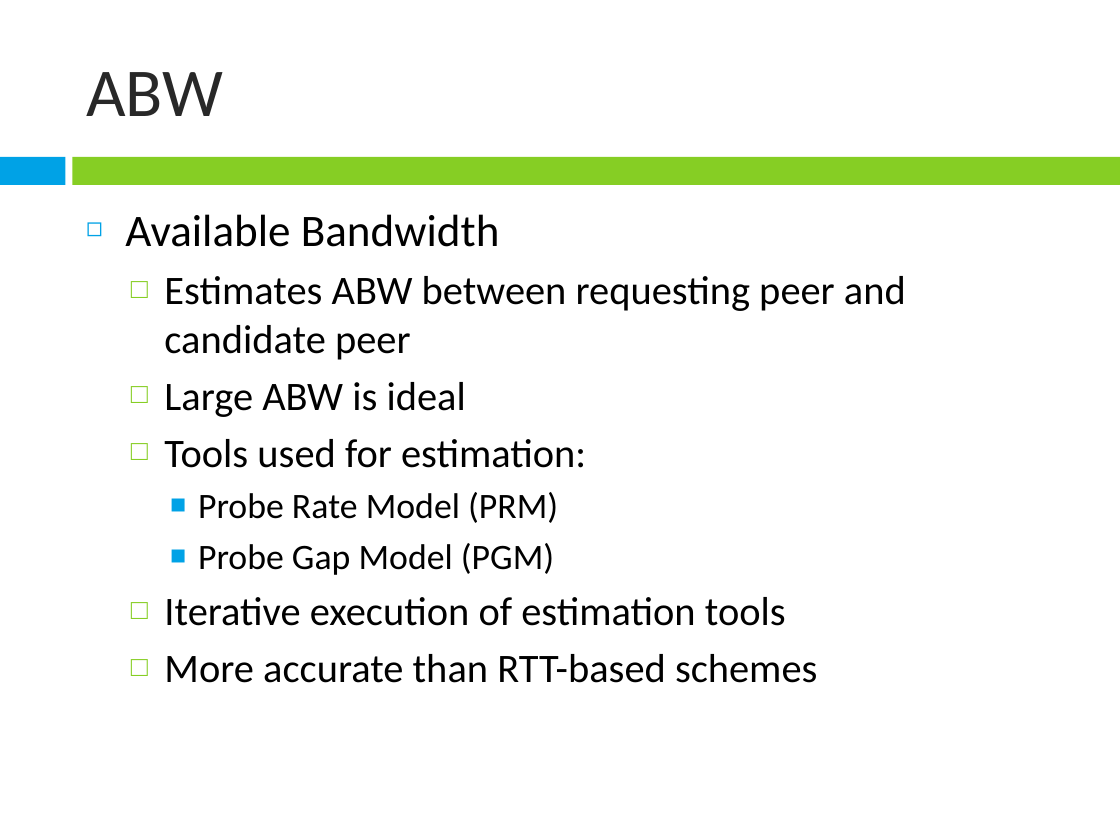
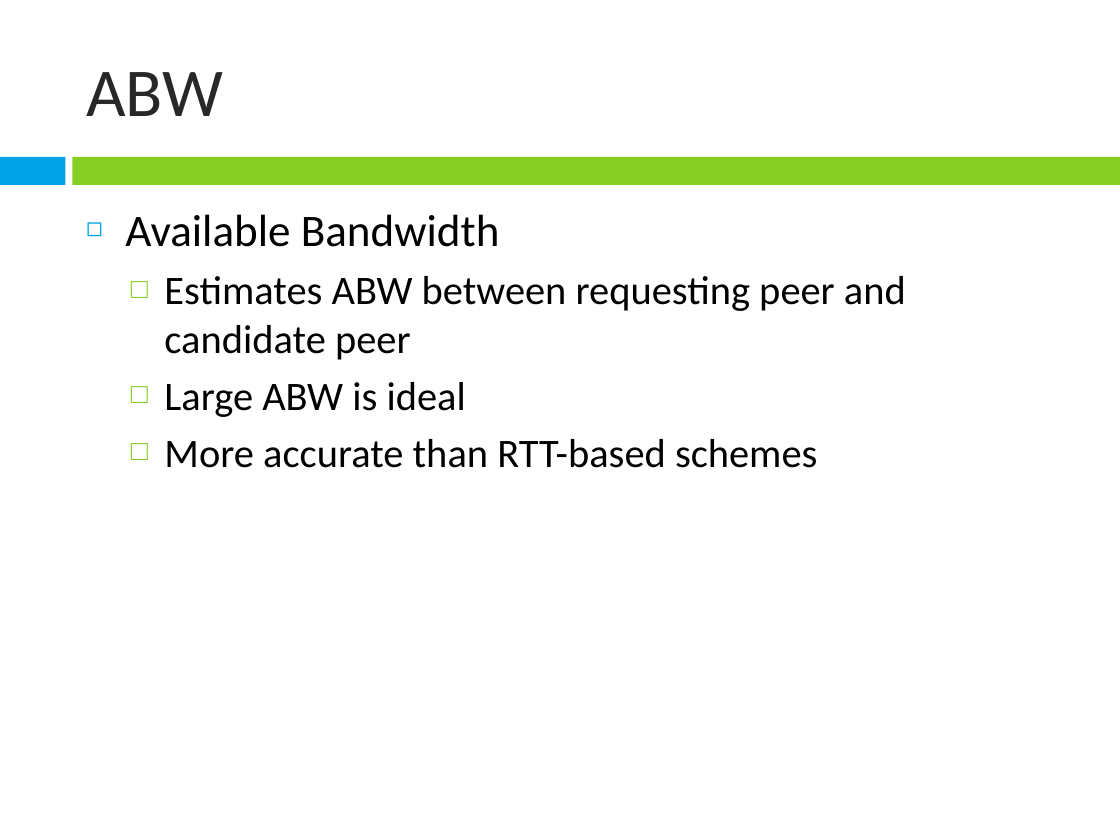
Before and after one commit to janeriongcol/ndsg-chupacabra, a slide deck: slide 26 of Presentations/Thesis Presentation.pptx. Drawn at 1120x840 pixels with LibreOffice and Linux fonts; fonts in the diff are those of the drawing. Boxes give left, top, right and bottom in pixels: in the first picture for what was removed or moved away, otherwise in the second. Text is boxed around its words. In the diff, an @@ line names an element or a change of style, - is before the commit and + after.

```diff
--- a/Presentations/Thesis Presentation.pptx
+++ b/Presentations/Thesis Presentation.pptx
@@ text at (164,439,786,626): paragraphs removed @@
-  □ Tools used for estimation:
-    ■ Probe Rate Model (PRM)
-    ■ Probe Gap Model (PGM)
-  □ Iterative execution of estimation tools
```
Also in this commit, not shown: 5 other slides changed.
